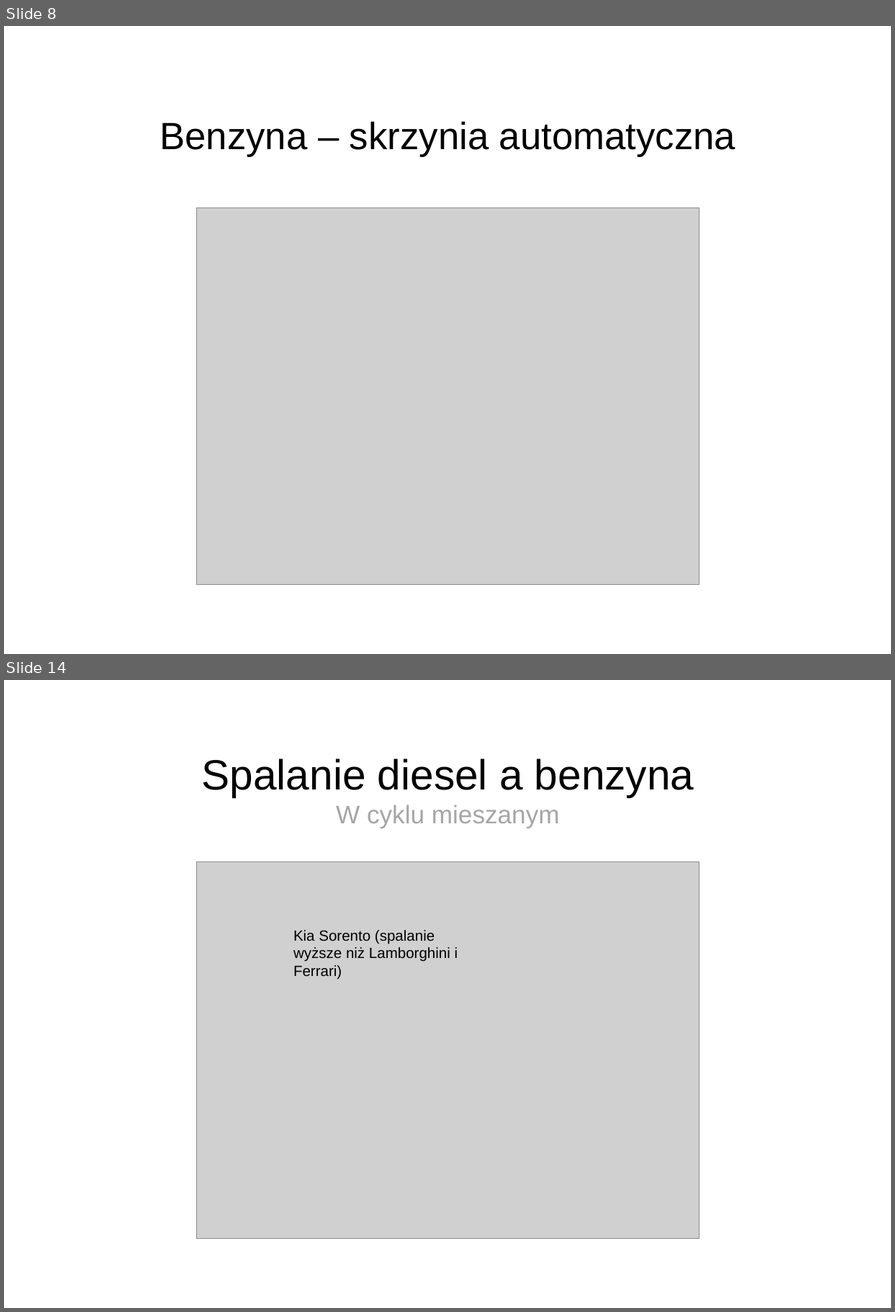
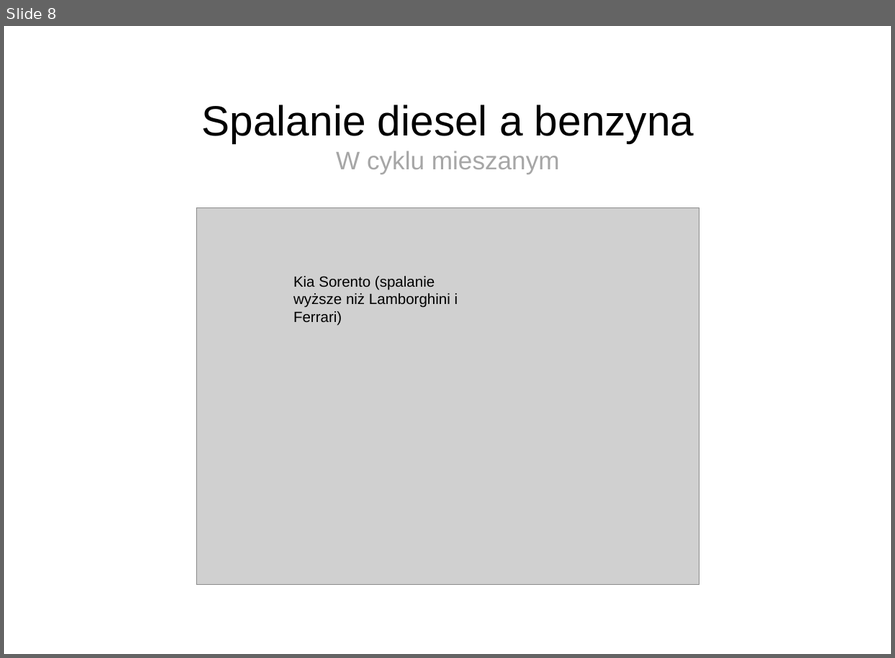
Before and after one commit to michalloska/DataExploration_Project, a slide deck: prezentacja.ppt. Shown one above the other, each under a label of ours: slides 8 and 14 before the commit, slide 8 after it; the slides between them are not shown. The pictures are 895x1312 and 895x658 pixels, drawn with LibreOffice and Linux fonts; fonts in the diff are those of the drawing; grey boxes stand for pictures; background and template pictures are left out. Boxes give left, top, right and bottom in pixels: in the first picture for what was removed or moved away, otherwise in the second. Text is boxed around its words. In the diff, an @@ line names an element or a change of style, - is before the commit and + after.

```diff
--- a/prezentacja.ppt
+++ b/prezentacja.ppt
@@ slide 8 removed at (4,26,891,654), background picture (left out) @@
@@ title removed at (160,121,736,157) @@
-Benzyna – skrzynia automatyczna
@@ picture removed at (196,207,699,584) @@
@@ what was slide 14 is now slide 8 @@
```
Also in this commit, not shown: 7 other slides removed.
